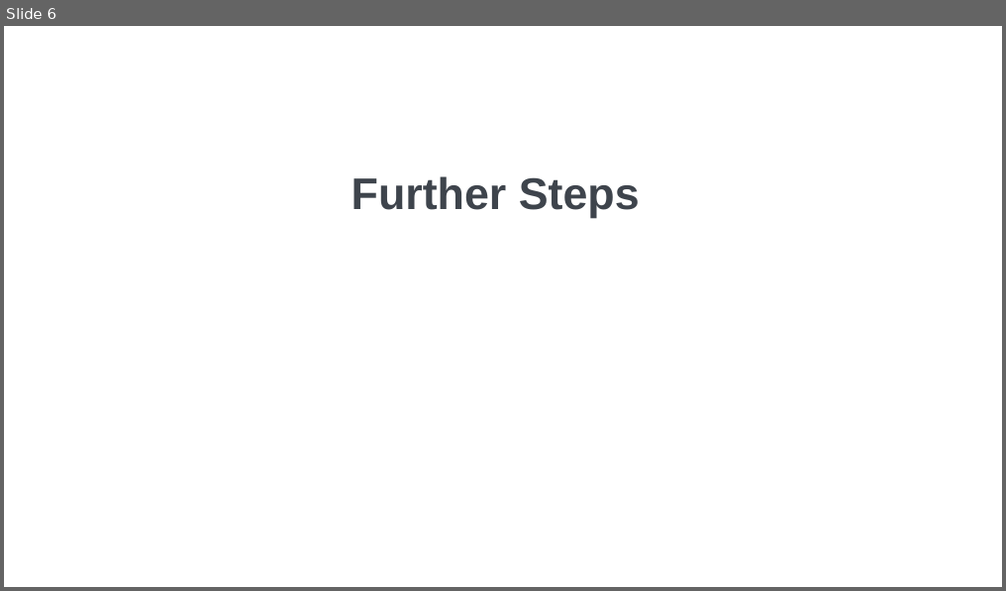
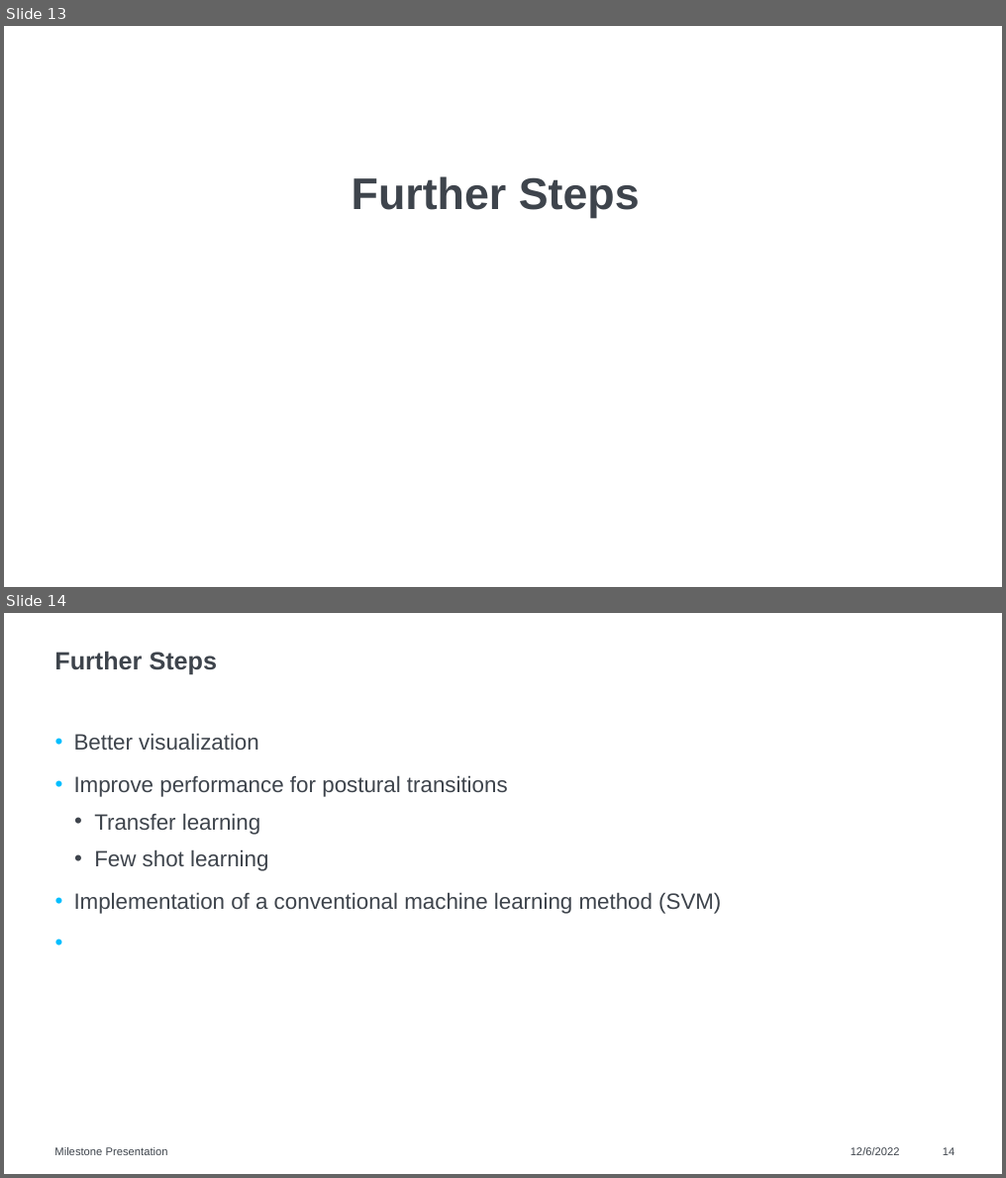
Before and after one commit to raviakash/Human_Activity_Postural_Transition_Recognition, a slide deck: Report/Milestone Presentation.pptx. Shown one above the other, each under a label of ours: slide 6 before the commit, slides 13 and 14 after it. The pictures are 1006x591 and 1006x1178 pixels, drawn with LibreOffice and Linux fonts; fonts in the diff are those of the drawing; background and template pictures are left out. Boxes give left, top, right and bottom in pixels: in the first picture for what was removed or moved away, otherwise in the second. Text is boxed around its words. In the diff, an @@ line names an element or a change of style, - is before the commit and + after.

```diff
--- a/Report/Milestone Presentation.pptx
+++ b/Report/Milestone Presentation.pptx
@@ slide 14 added at (x1=4, y1=613, x2=1002, y2=1174), background #FFFFFF @@
@@ title added at (x1=54, y1=651, x2=218, y2=675), 18 pt, text #3E444C, bold @@
+Further Steps
@@ text added at (x1=74, y1=733, x2=721, y2=914), 16 pt, text #3E444C @@
+• Better visualization
+• Improve performance for postural transitions
+  • Transfer learning
+  • Few shot learning
+• Implementation of a conventional machine learning method (SVM)
@@ text added at (x1=54, y1=1148, x2=168, y2=1156), 8 pt, text #3E444C @@
+Milestone Presentation
@@ text added at (x1=850, y1=1148, x2=900, y2=1156), 8 pt, text #3E444C @@
+12/6/2022
@@ page number added at (x1=943, y1=1148, x2=954, y2=1156), 8 pt, text #3E444C @@
+14
@@ what was slide 6 is now slide 13 @@
```
Also in this commit, not shown: 1 slide changed, 7 other slides added, 4 other files.
